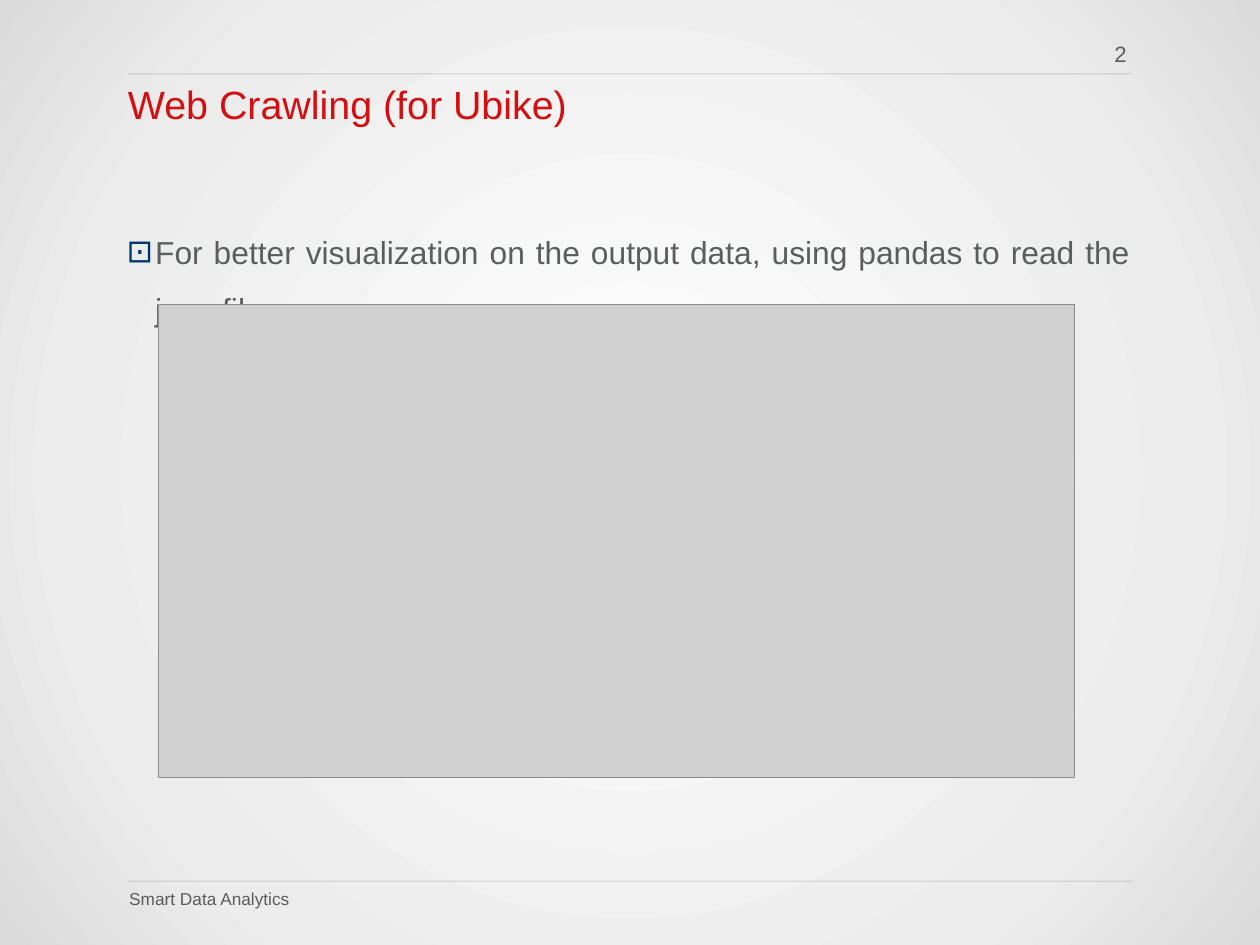
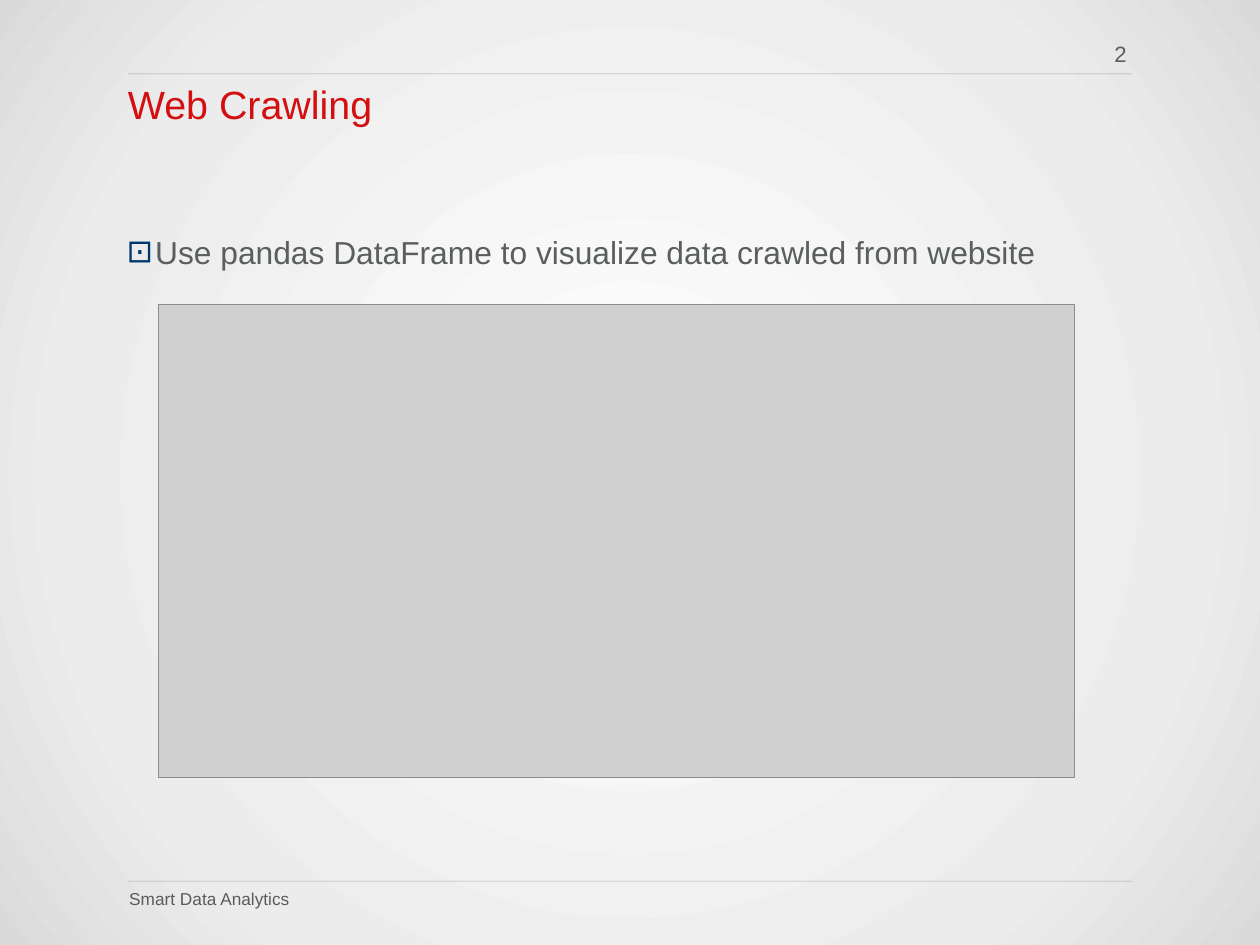
Before and after one commit to QuantLet/SDA_2020_NCTU, a slide deck: slide 2 of Susan/HW3_WebCrawling_UBike/2020 SDA I NCTU_0856706_HW3_Task1.pptx. Drawn at 1260x945 pixels with LibreOffice and Linux fonts; fonts in the diff are those of the drawing; grey boxes stand for pictures; background and template pictures are left out. Boxes give left, top, right and bottom in pixels: in the first picture for what was removed or moved away, otherwise in the second. Text is boxed around its words. In the diff, an @@ line names an element or a change of style, - is before the commit and + after.

```diff
--- a/Susan/HW3_WebCrawling_UBike/2020 SDA I NCTU_0856706_HW3_Task1.pptx
+++ b/Susan/HW3_WebCrawling_UBike/2020 SDA I NCTU_0856706_HW3_Task1.pptx
@@ title at bbox=[128, 90, 372, 127]: text changed @@
-Web Crawling (for Ubike)
+Web Crawling
@@ text at bbox=[155, 241, 1035, 269]: text changed @@
-⊡ For better visualization on the output data, using pandas to read the json file
+⊡ Use pandas DataFrame to visualize data crawled from website
```
Also in this commit, not shown: 3 other slides changed.
